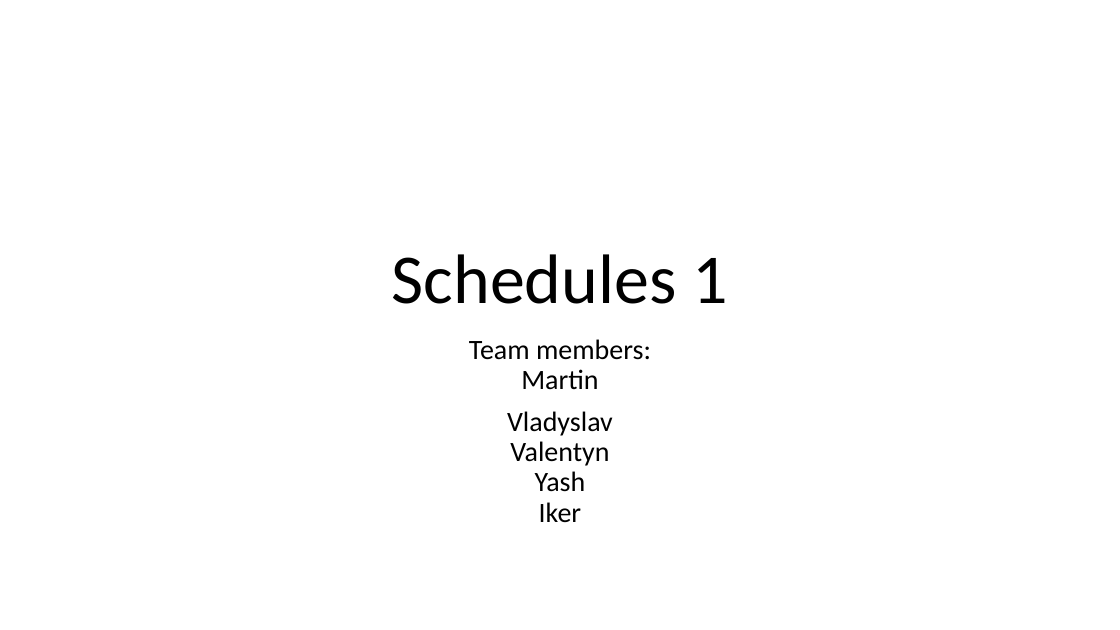
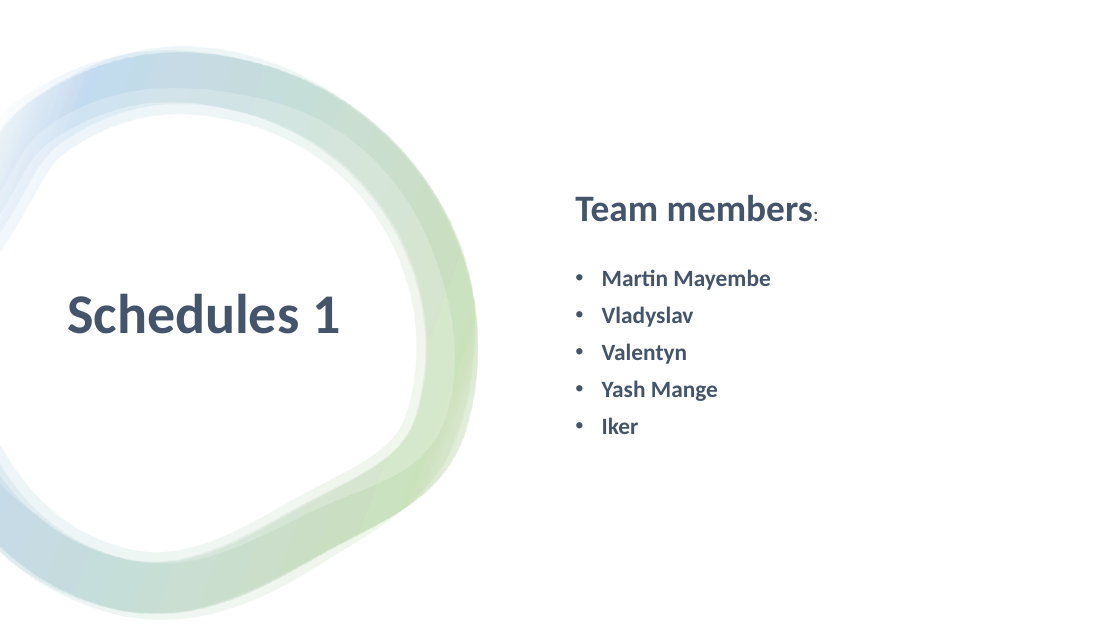
Before and after one commit to mayembe-martin/software_architecture_schedules, a slide deck: slide 1 of Schedules 1.pptx. Drawn at 1120x630 pixels with LibreOffice and Linux fonts; fonts in the diff are those of the drawing. Boxes give left, top, right and bottom in pixels: in the first picture for what was removed or moved away, otherwise in the second. Text is boxed around its words. In the diff, an @@ line names an element or a change of style, - is before the commit and + after.

```diff
--- a/Schedules 1.pptx
+++ b/Schedules 1.pptx
@@ rectangle added at bbox=[0, 0, 1120, 630], fill #FFFFFF @@
@@ group added at bbox=[0, 47, 478, 620]: 4 freeform shapes @@
@@ subtitle "Team members:" at bbox=[575, 195, 813, 434]: vertical alignment top to middle @@
@@ title "Schedules 1": place and size @@
-title "Schedules 1" at bbox=[392, 254, 727, 304]
+title "Schedules 1" at bbox=[67, 293, 340, 334]
@@ title "Schedules 1" at bbox=[67, 293, 340, 334]: size 60 to 48 pt, text colour #000000 to #44546A, bold on; alignment centre to left; vertical alignment bottom to middle @@
@@ subtitle at bbox=[575, 195, 813, 434]: text changed; size 24 to 20 pt; text colour #000000 to #44546A; bold on @@
-Team members:
-Martin
-Vladyslav
-Valentyn
-Yash
-Iker
+Team members:
+• Martin Mayembe
+• Vladyslav
+• Valentyn
+• Yash Mange
+• Iker
```
Also in this commit, not shown: 8 other slides changed, 4 slides added, 5 slides removed.
